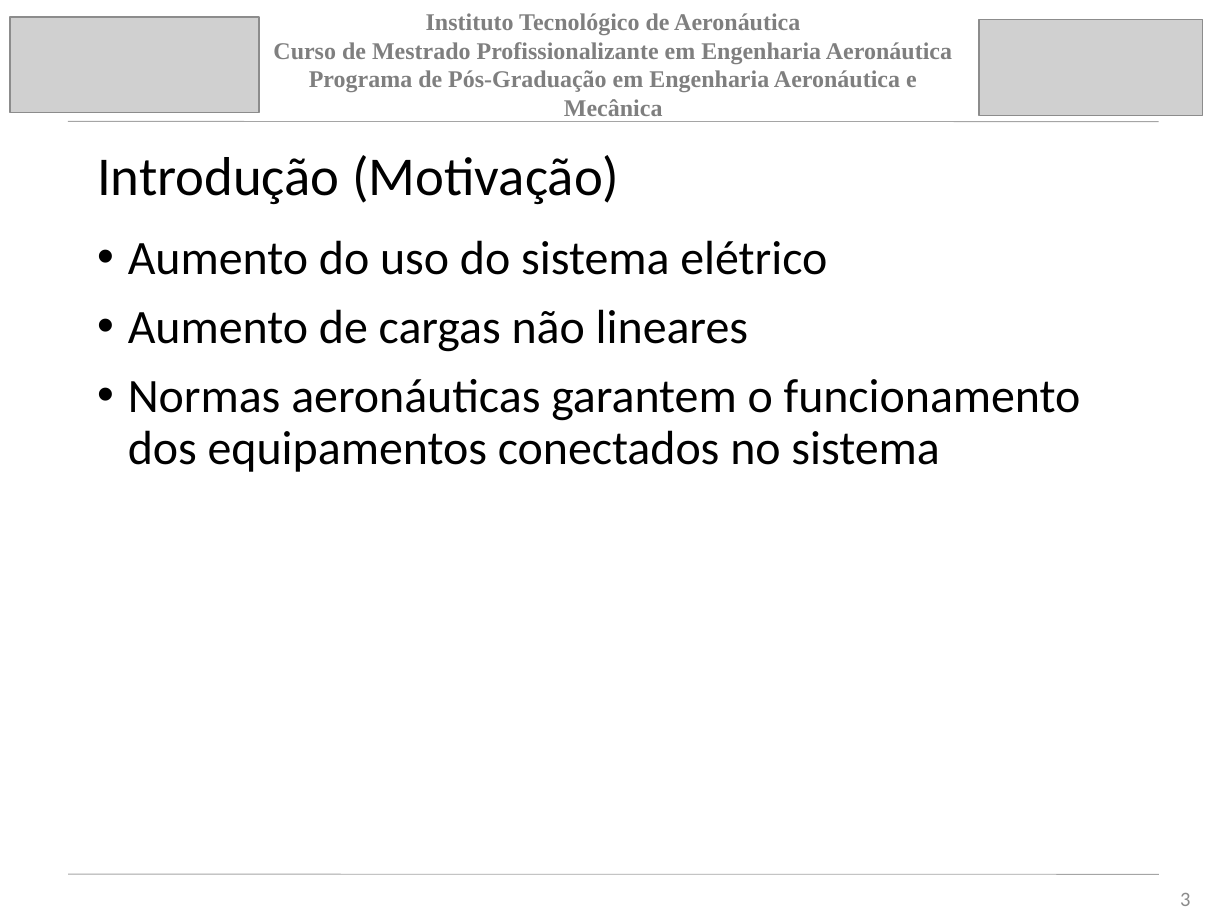
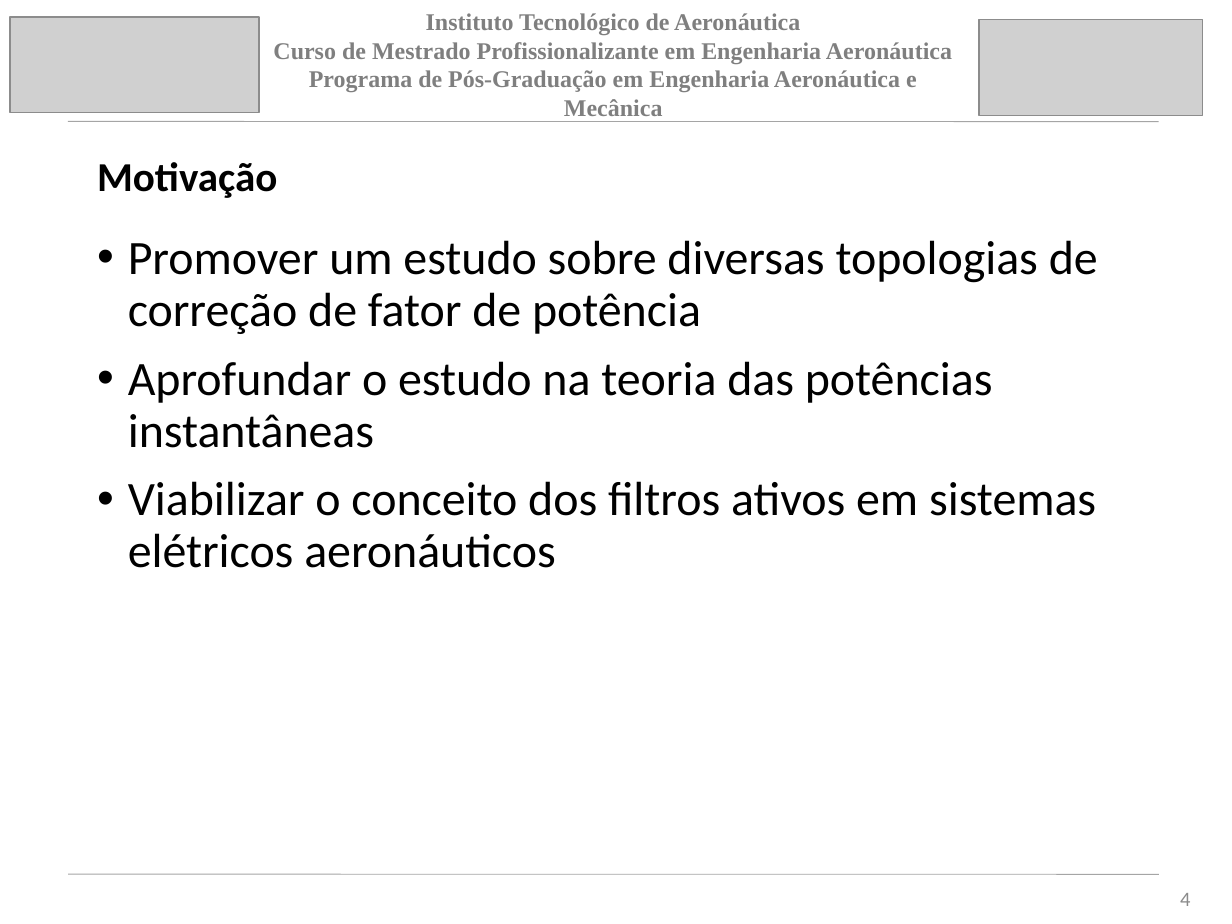
Before and after one commit to jpsoliv/MestradoJPSO, a slide deck: slide 4 of Apresentação/Apresentação_baixo_nivel.pptx (slide 3 before the commit). Drawn at 1232x924 pixels with LibreOffice and Linux fonts; fonts in the diff are those of the drawing; grey boxes stand for pictures. Boxes give left, top, right and bottom in pixels: in the first picture for what was removed or moved away, otherwise in the second. Text is boxed around its words. In the diff, an @@ line names an element or a change of style, - is before the commit and + after.

Commit message:
apresentação

```diff
--- a/Apresentação/Apresentação_baixo_nivel.pptx
+++ b/Apresentação/Apresentação_baixo_nivel.pptx
@@ title at (x1=97, y1=162, x2=277, y2=198): text changed; size 32 to 24 pt; bold on @@
-Introdução (Motivação)
+Motivação
@@ text at (x1=128, y1=240, x2=1098, y2=568): text changed @@
-• Aumento do uso do sistema elétrico
-• Aumento de cargas não lineares
-• Normas aeronáuticas garantem o funcionamento dos equipamentos conectados no sistema
+• Promover um estudo sobre diversas topologias de correção de fator de potência
+• Aprofundar o estudo na teoria das potências instantâneas
+• Viabilizar o conceito dos filtros ativos em sistemas elétricos aeronáuticos
@@ page number at (x1=1180, y1=893, x2=1190, y2=906): text changed @@
-3
+4
```
Also in this commit, not shown: 5 other slides changed, 3 slides added.
